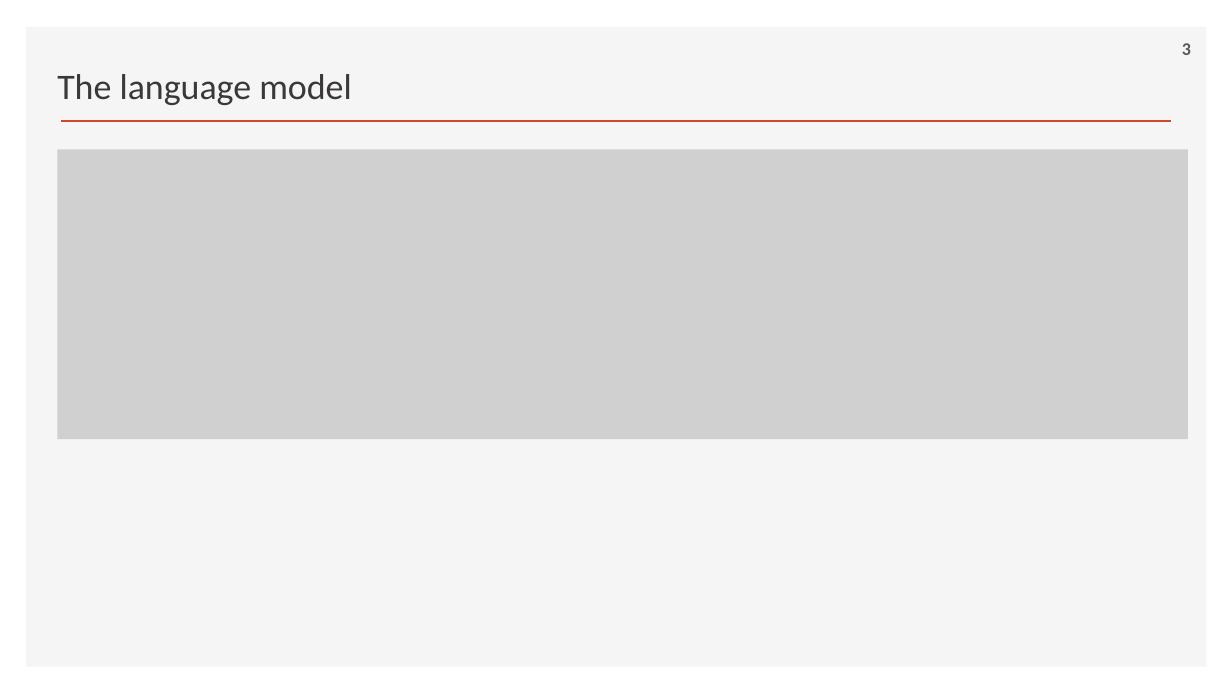
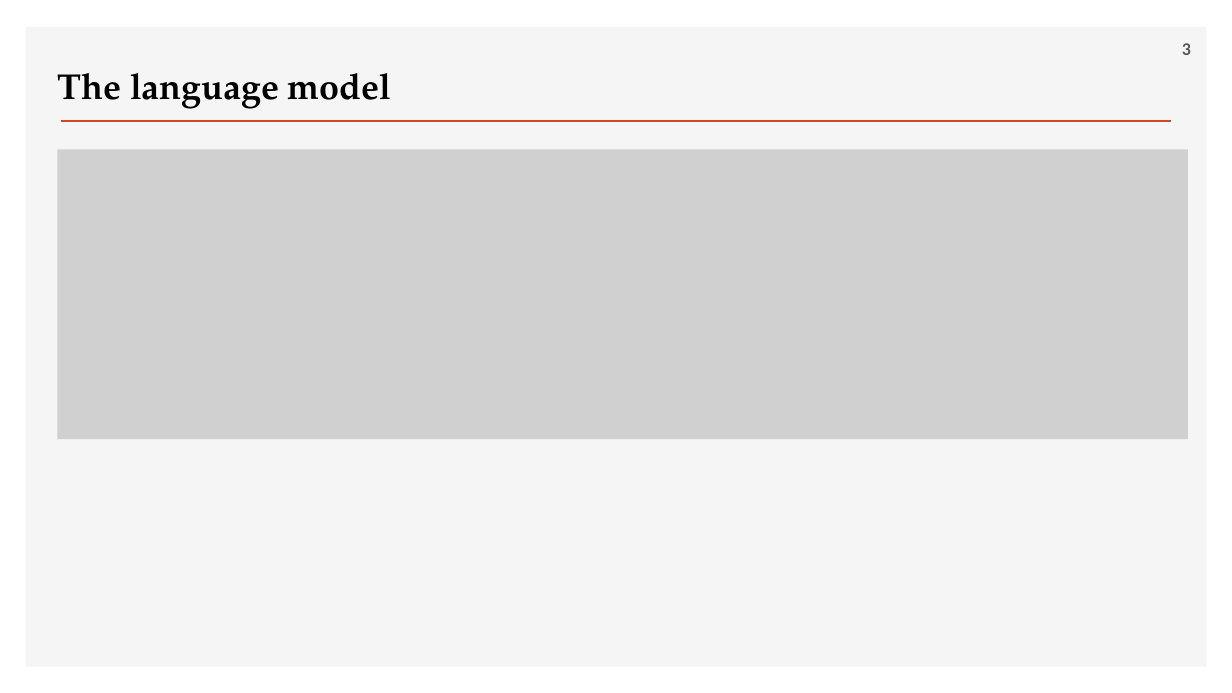
Before and after one commit to ancestor9/2026_Fall_Deep-Learning-with-Python, a slide deck: slide 3 of Chapter 15 Language models and the Transformer.pptx. Drawn at 1232x693 pixels with LibreOffice and Linux fonts; fonts in the diff are those of the drawing; grey boxes stand for pictures; background and template pictures are left out. Boxes give left, top, right and bottom in pixels: in the first picture for what was removed or moved away, otherwise in the second. Text is boxed around its words. In the diff, an @@ line names an element or a change of style, - is before the commit and + after.

```diff
--- a/Chapter 15 Language models and the Transformer.pptx
+++ b/Chapter 15 Language models and the Transformer.pptx
@@ text "The language model" at (57, 73, 392, 109): font Calibri to TeX Gyre Pagella, text colour #3B3838 to #000000, bold on @@
```
Also in this commit, not shown: 12 other slides changed, 2 slides added, 1 slide removed.
